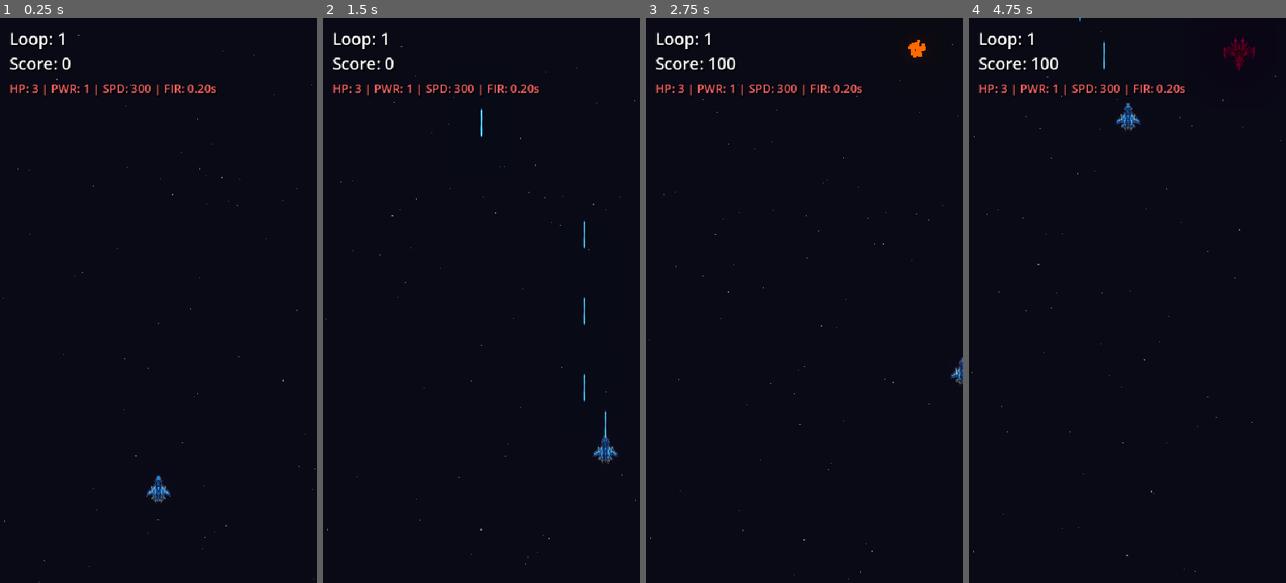
Above: before the commit, frames 1-4 (left to right).
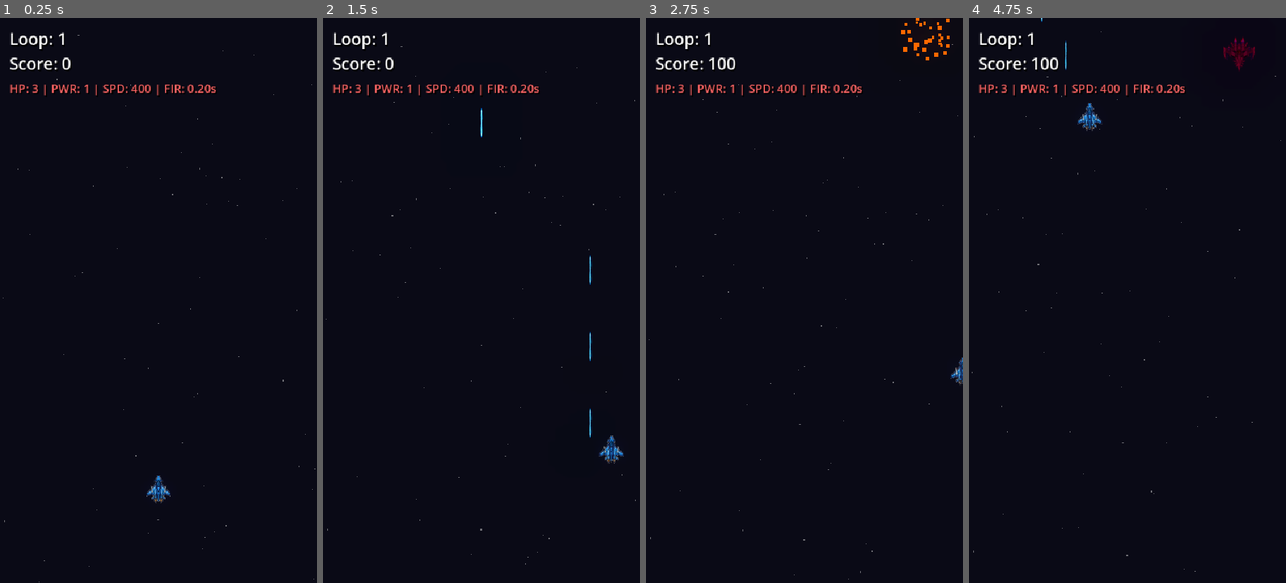
Above: after the commit, the same moments.

Repository: shaumik/prototype_alpha
Game: Godot game, scene res://scenes/Main.tscn
Same seed, same stepped clock (60 frames per second), same inputs: the game is played once before the commit and once after it.
Inputs (mouse positions are in pixels of both pictures, inside the frame that each line leads up to):
- Up to frame 1 (0.25 s): no input
- Up to frame 2 (1.5 s): tap Enter (ui_accept) at 0.5, 0.77 s; move the mouse to (551, 272) at 0.52 s; hold Right (ui_right) 0.53-1.25 s; click (551, 272) at 0.67 s; drag from (418, 328) to (481, 210) at 1.27 s
- Up to frame 3 (2.75 s): move the mouse to (836, 176) at 2.02 s; hold Right (ui_right) from 2.03 s (still down)
- Up to frame 4 (4.75 s): release Right (ui_right) at 2.75 s; drag from (1111, 413) to (1032, 215) at 2.77 s; tap Enter (ui_accept) at 3.5, 3.77 s; move the mouse to (1222, 385) at 3.52 s; hold Left (ui_left) 3.53-4.25 s; drag from (1032, 215) to (1079, 159) at 4.27 s

The runs differ from the first frame. In frame 1, less than 0.1% of the frame differs, in the area x 41-44%, y 11-14%; in frame 2, 0.5%, in the area x 41-95%, y 11-79%; in frame 3, 0.3%; in frame 4, 0.5%.

Commit message:
Adjust settings

Diff:
--- a/scripts/Main.gd
+++ b/scripts/Main.gd
@@ -70,18 +70,7 @@
 		health_label.text = "Health: " + str(player.current_health)
 
 func _process(_delta: float) -> void:
-	var player = get_node_or_null("Player")
-	if player:
-		var active_perks = ""
-		if player.has_spread:
-			active_perks += "[SPREAD] "
-		if player.has_pierce:
-			active_perks += "[PIERCE] "
-		if player.is_shielded:
-			active_perks += "[SHIELD] "
-		powerup_label.text = active_perks
-	else:
-		powerup_label.text = ""
+	powerup_label.text = ""
 
 func _on_spawn_timer_timeout() -> void:
 	spawn_enemy()
--- a/scripts/enemy.gd
+++ b/scripts/enemy.gd
@@ -2,7 +2,7 @@
 class_name Enemy
 
 @export var speed: float = 150.0
-@export var max_health: int = 2
+@export var max_health: int = 1
 @export var score_value: int = 100
 
 var current_health: int
--- a/scripts/player.gd
+++ b/scripts/player.gd
@@ -1,7 +1,7 @@
 extends CharacterBody2D
 class_name Player
 
-@export var speed: float = 300.0
+@export var speed: float = 400.0
 @export var max_health: int = 3
 @export var fire_rate: float = 0.2
 
@@ -10,6 +10,7 @@
 var is_dead: bool = false
 var screen_size: Vector2
 var fire_timer: Timer
+var is_invincible: bool = false
 
 var has_spread: bool = false
 var has_pierce: bool = false
@@ -28,8 +29,8 @@
 var fire_color: Color = Color.WHITE
 
 # Dash mechanics
-@export var dash_speed_multiplier: float = 3.0
-@export var dash_duration: float = 0.15
+@export var dash_speed_multiplier: float = 1.5
+@export var dash_duration: float = 0.25
 @export var dash_cooldown: float = 1.0
 @export var double_tap_window: float = 0.25
 
@@ -40,6 +41,7 @@
 
 var is_dragging: bool = false
 var drag_touch_index: int = -1
+var drag_offset: Vector2 = Vector2.ZERO
 
 var last_left_press_time: float = 0.0
 var last_right_press_time: float = 0.0
@@ -141,11 +143,11 @@
 
     var input_vector := Vector2.ZERO
     if not is_dragging:
-        input_vector.x = Input.get_axis("ui_left", "ui_right")
-        input_vector.y = Input.get_axis("ui_up", "ui_down")
-        velocity = input_vector.normalized() * speed
+        input_vector = Input.get_vector("ui_left", "ui_right", "ui_up", "ui_down")
+        velocity = velocity.lerp(input_vector * speed, 15.0 * delta)
     else:
-        velocity = Vector2.ZERO
+        velocity = drag_offset / delta
+        drag_offset = Vector2.ZERO
 
     move_and_slide()
 
@@ -183,7 +185,7 @@
             drag_touch_index = -1
 
     elif event is InputEventScreenDrag and is_dragging and event.index == drag_touch_index:
-        position += event.relative
+        drag_offset += event.relative
 
 func start_dash(direction: float) -> void:
     is_dashing = true
@@ -260,11 +262,14 @@
 func take_damage(amount: int) -> void:
     if is_dead: return
     if is_dashing: return
+    if is_invincible: return
 
     if is_shielded:
         is_shielded = false
         sprite.modulate = Color.WHITE
         queue_redraw()
+        # Add brief invincibility when shield breaks too
+        trigger_invincibility()
         return
 
     current_health -= amount
@@ -272,13 +277,22 @@
     emit_stats_changed()
     play_audio(sfx_damage)
 
-    # Simple flash effect
-    sprite.modulate = Color.RED
-    await get_tree().create_timer(0.1).timeout
-    sprite.modulate = Color.WHITE
+    trigger_invincibility()
 
     if current_health <= 0:
         die()
+
+func trigger_invincibility() -> void:
+    is_invincible = true
+
+    # Blinking invincibility indicator
+    var tw = create_tween()
+    tw.set_loops(6)
+    tw.tween_property(sprite, "modulate:a", 0.2, 0.1)
+    tw.tween_property(sprite, "modulate:a", 1.0, 0.1)
+
+    await get_tree().create_timer(1.2).timeout
+    is_invincible = false
 
 func die() -> void:
     is_dead = true
